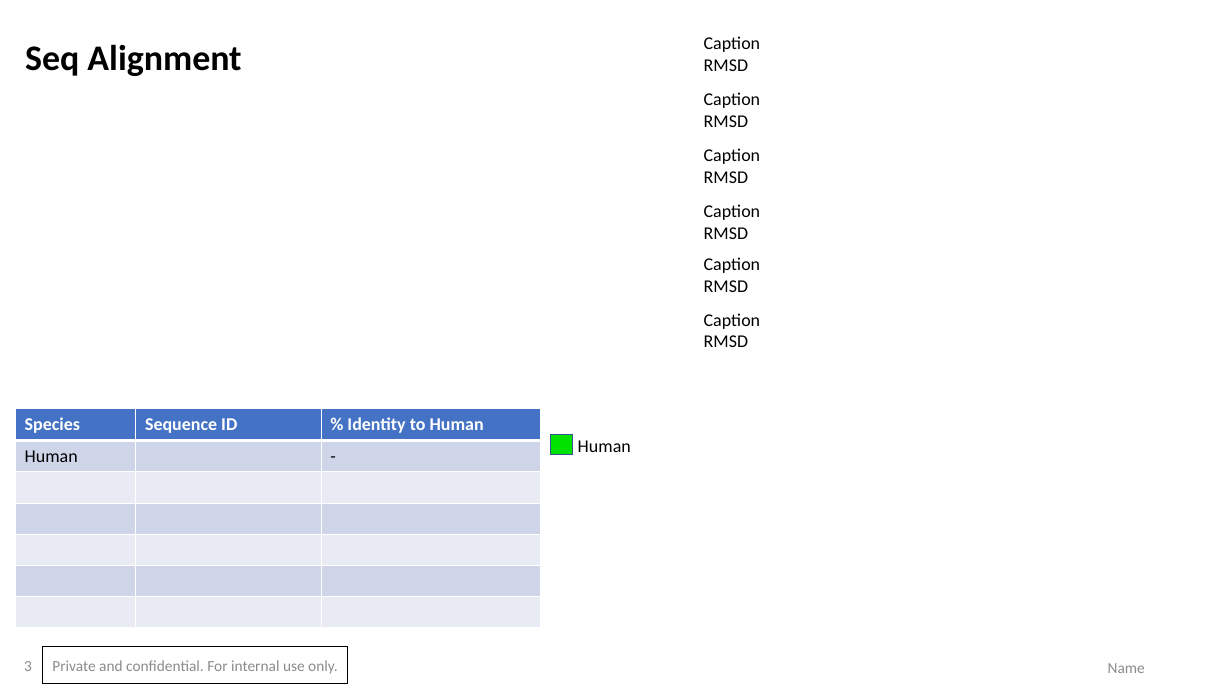
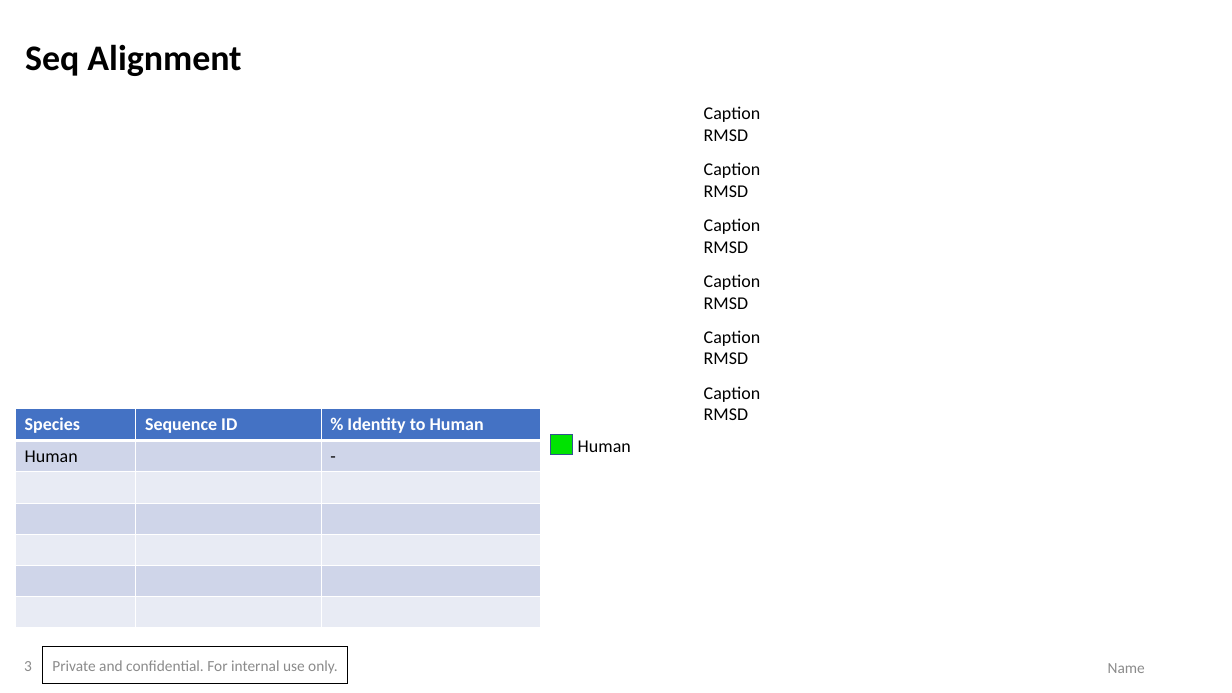
Before and after one commit to cc1015/prot_profiler, a slide deck: slide 3 of assets/template.pptx. Drawn at 1232x693 pixels with LibreOffice and Linux fonts; fonts in the diff are those of the drawing. Boxes give left, top, right and bottom in pixels: in the first picture for what was removed or moved away, otherwise in the second. Text is boxed around its words. In the diff, an @@ line names an element or a change of style, - is before the commit and + after.

```diff
--- a/assets/template.pptx
+++ b/assets/template.pptx
@@ text "Caption": place and size @@
-text "Caption" at (704,92,761,127)
+text "Caption" at (704,106,761,141)
@@ text "Caption": place and size @@
-text "Caption" at (704,148,761,183)
+text "Caption" at (704,162,761,197)
@@ text "Caption": place and size @@
-text "Caption" at (704,204,761,239)
+text "Caption" at (704,218,761,253)
@@ text "Caption": place and size @@
-text "Caption" at (704,257,761,292)
+text "Caption" at (704,274,761,309)
@@ text "Caption": place and size @@
-text "Caption" at (704,313,761,347)
+text "Caption" at (704,330,761,364)
@@ text "Caption": place and size @@
-text "Caption" at (704,36,761,71)
+text "Caption" at (704,386,761,420)
```
Also in this commit, not shown: 2 other files.
